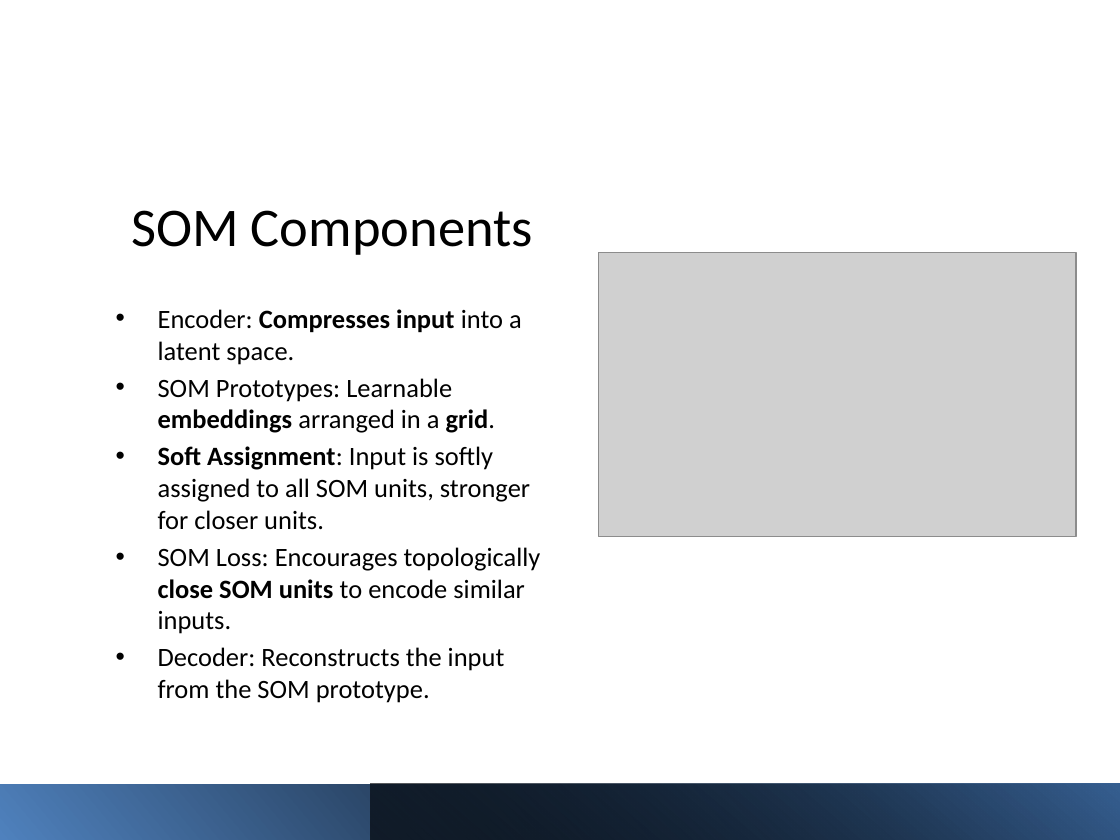
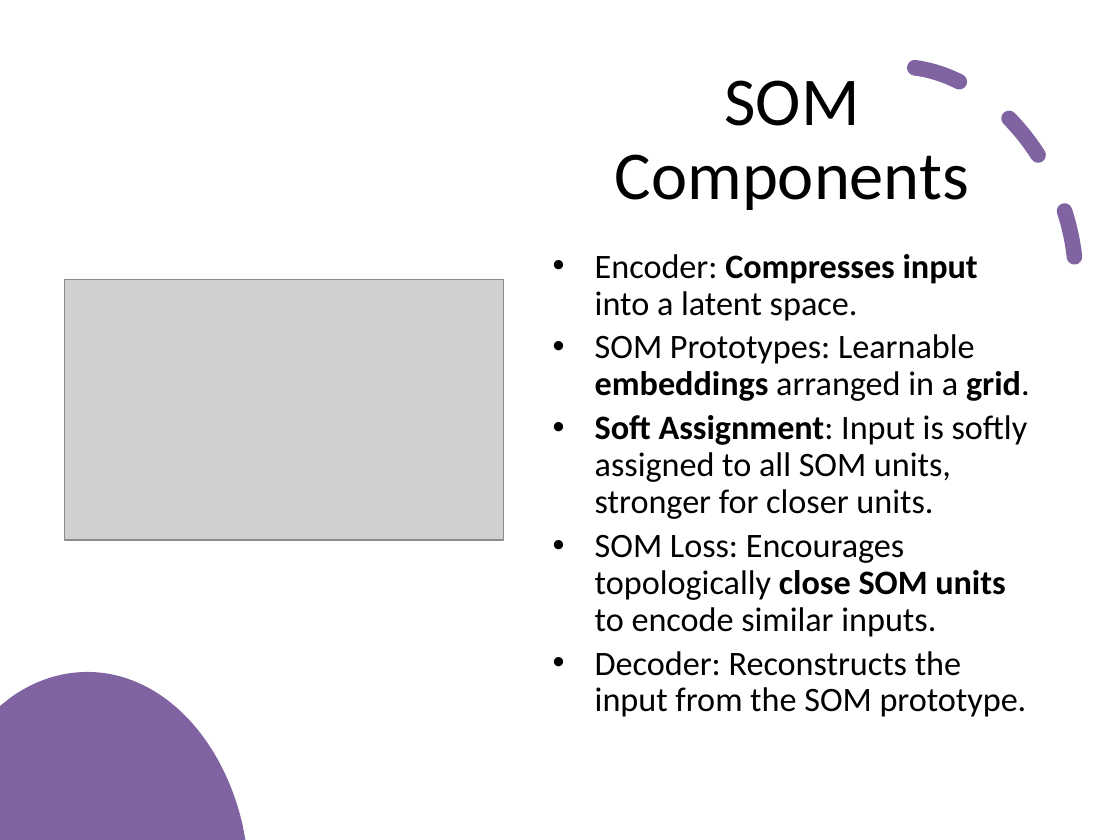
Before and after one commit to vaibhavait04/dlh2025_T_DPSOM_final_project, a slide deck: slide 10 of assignment_steps/T-DPSOM_Presentation.pptx (slide 11 before the commit). Drawn at 1120x840 pixels with LibreOffice and Linux fonts; fonts in the diff are those of the drawing; grey boxes stand for pictures. Boxes give left, top, right and bottom in pixels: in the first picture for what was removed or moved away, otherwise in the second. Text is boxed around its words. In the diff, an @@ line names an element or a change of style, - is before the commit and + after.

```diff
--- a/assignment_steps/T-DPSOM_Presentation.pptx
+++ b/assignment_steps/T-DPSOM_Presentation.pptx
@@ arc (boxed as its full ellipse) added at (731, 19, 1120, 465), outline #8064A2 10 pt dashed @@
@@ title "SOM Components": place and size @@
-title "SOM Components" at (131, 210, 533, 255)
+title "SOM Components" at (615, 80, 969, 210)
@@ title "SOM Components" at (615, 80, 969, 210): size 35 to 44 pt; line spacing 1 to 0.9; vertical alignment bottom to middle @@
@@ text "Encoder: Compresses input into a ...": place and size @@
-text "Encoder: Compresses input into a ..." at (158, 309, 541, 703)
+text "Encoder: Compresses input into a ..." at (595, 254, 1030, 717)
@@ text "Encoder: Compresses input into a ..." at (595, 254, 1030, 717): size 17 to 22 pt; line spacing 1 to 0.9; more space between paragraphs @@
@@ picture: place and size @@
-picture at (598, 253, 1076, 538)
+picture at (65, 279, 504, 540)
@@ freeform shape added at (0, 672, 245, 840), fill #8064A2 @@
@@ rectangle removed at (0, 784, 1120, 840) @@
@@ rectangle removed at (371, 784, 1120, 840) @@
```
Also in this commit, not shown: 5 other slides changed, 2 slides removed, 2 other files.
